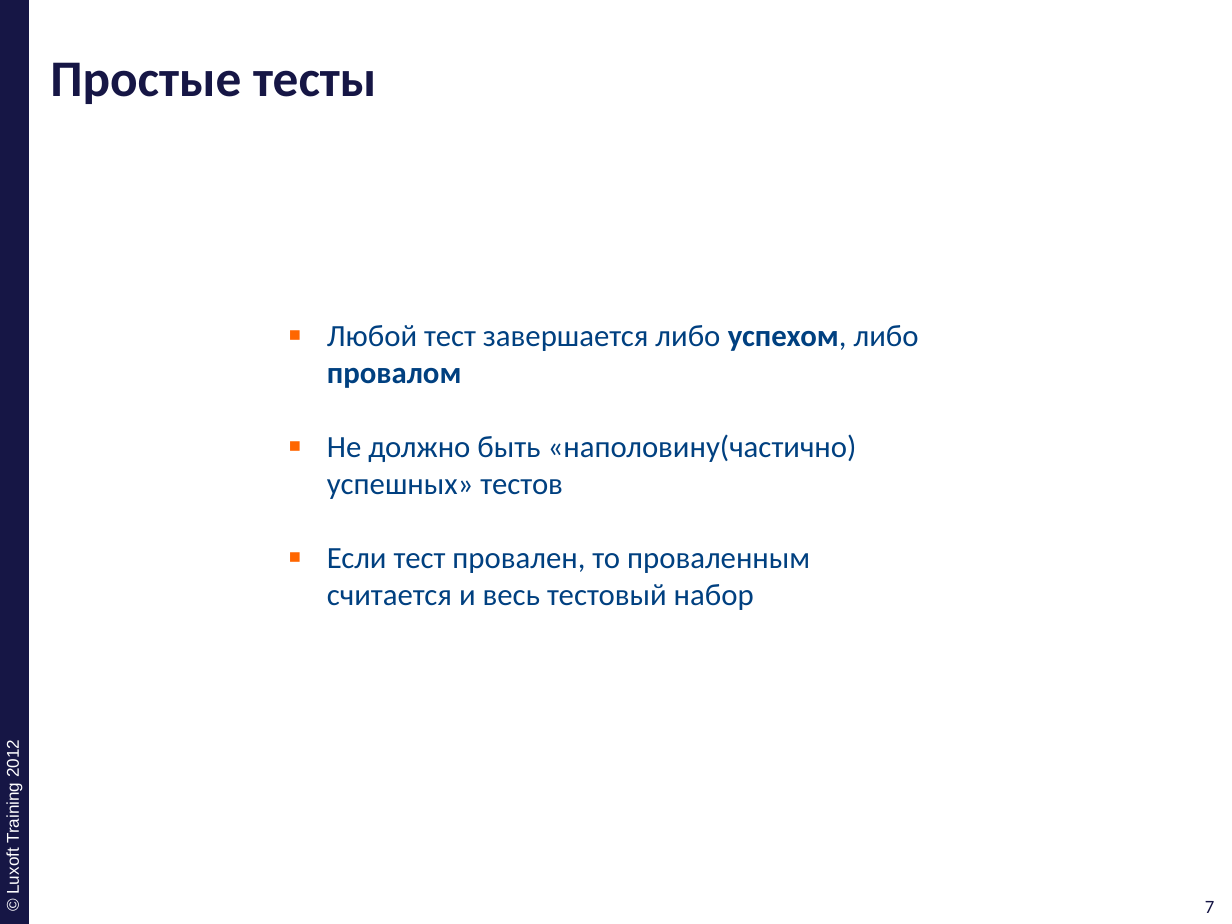
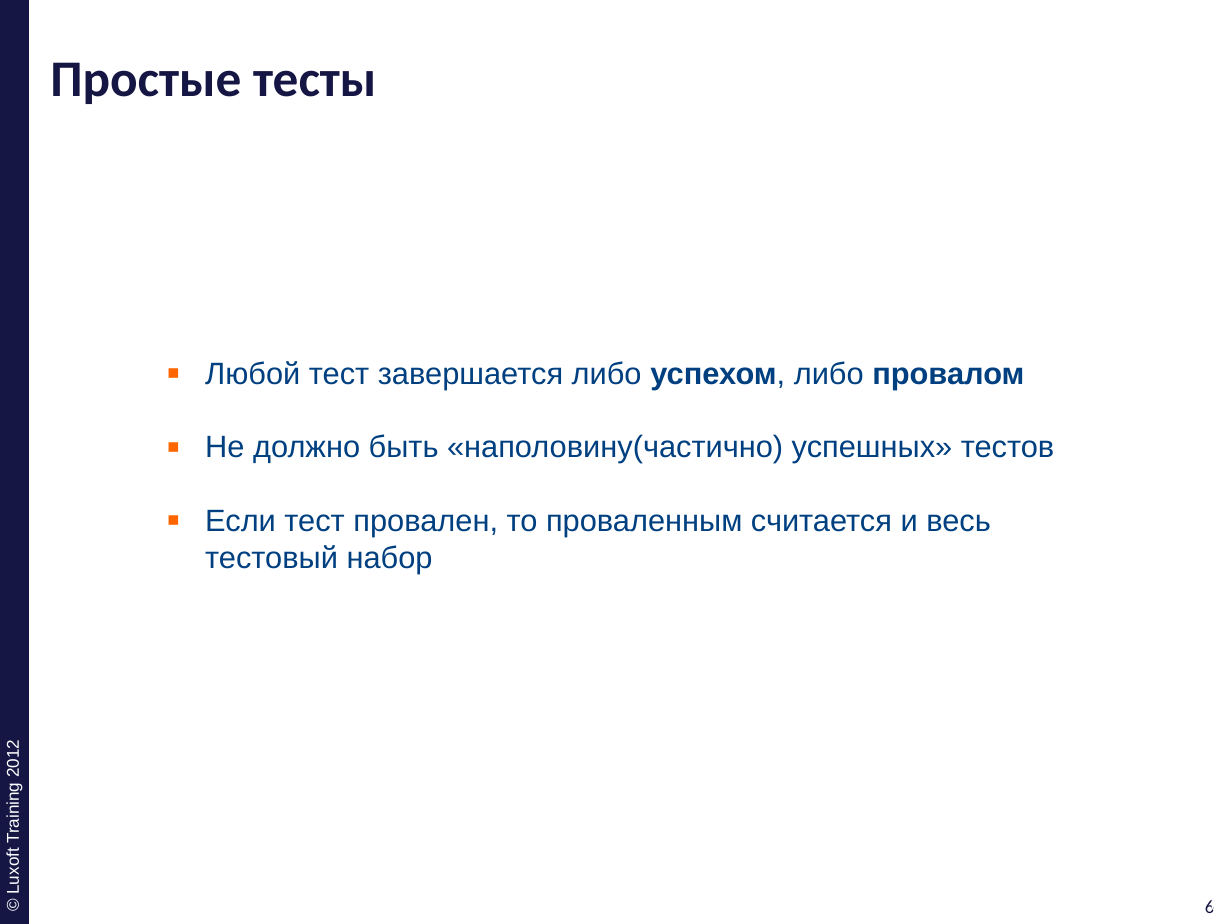
Before and after one commit to ivan-dyachenko/Trainings, a slide deck: slide 6 of Test Driven Development/materials/pptx/11. TDD-Best-Practice.pptx (slide 7 before the commit). Drawn at 1232x924 pixels with LibreOffice and Linux fonts; fonts in the diff are those of the drawing; background and template pictures are left out. Boxes give left, top, right and bottom in pixels: in the first picture for what was removed or moved away, otherwise in the second. Text is boxed around its words. In the diff, an @@ line names an element or a change of style, - is before the commit and + after.

```diff
--- a/Test Driven Development/materials/pptx/11. TDD-Best-Practice.pptx
+++ b/Test Driven Development/materials/pptx/11. TDD-Best-Practice.pptx
@@ text "Любой тест завершается либо успехом, ...": place and size @@
-text "Любой тест завершается либо успехом, ..." at [327,325,919,610]
+text "Любой тест завершается либо успехом, ..." at [205,361,1054,574]
@@ text "Любой тест завершается либо успехом, ..." at [205,361,1054,574]: font Calibri to Arial @@
@@ page number at [1205,900,1215,913]: text changed @@
-7
+6
@@ page number at [1211,900,1221,913]: text changed @@
-7
+6
```
Also in this commit, not shown: 15 other slides changed, 1 slide removed.
